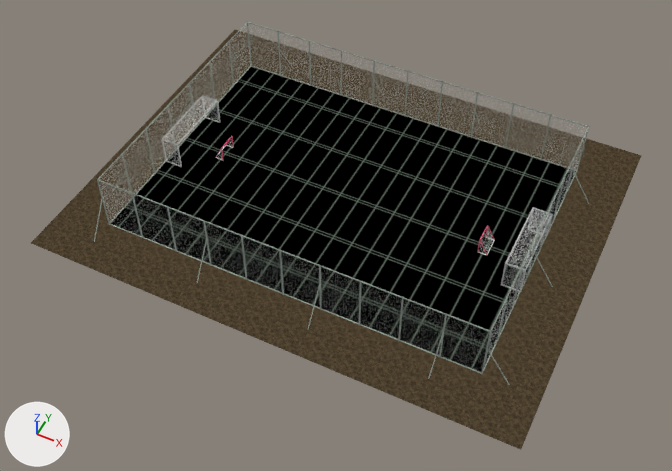
Before and after pictures for a commit that changed the glTF model assets/intro/boni_platz.glb.
The view is the same before and after, from a camera (50 mm lens) standing at (18.3, -38.5, 43.8) and looking at (0.5, -3.0, -0.5). Arrows for +X, +Y and +Z are at lower left; the lights stay in place. The picture after the commit comes second.

The first picture shows 'apron', 'court', 'fence', 'fence posts', 'football goal frames', 'football goal mesh' and 3 more.
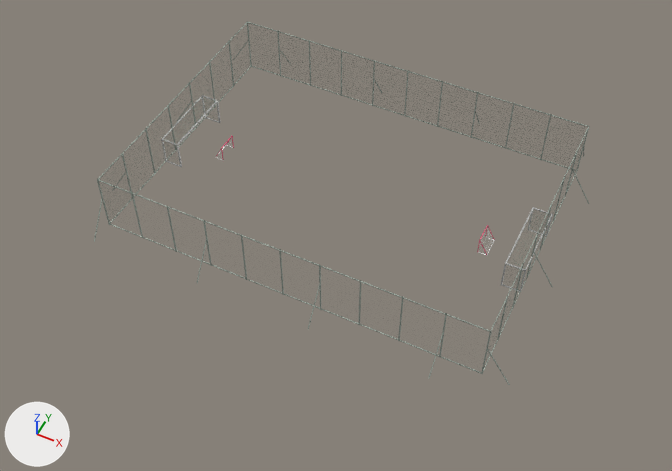
What differs and where, as boxes (x1, y1, x2, y2) in the pictures (672 x 471 px):
'court', deleted: before (110, 67, 576, 372)
'apron', deleted (brown): before (31, 30, 641, 450)
'fence', surface changed: (103, 29, 584, 352) in both
'football goal mesh', surface changed: (166, 99, 549, 287) in both

Edits to the bpy script that builds the scene:
```text
Change mat_fence_mesh:
    mat_fence_mesh.texture: img_image_1 -> img_image_0  # with its transparency
Change mat_goal_mesh:
    where n3 = _N.new('ShaderNodeTexImage'); n3.name = 'Image Texture'
    n3.image: img_image_1 -> img_image_0
Remove ob_court:
    ob_court = bpy.data.objects.new('court', me_court)
    ob_court.location = (0.0, 0.0, 0.0)
Remove ob_apron:
    ob_apron = bpy.data.objects.new('apron', me_apron)
    ob_apron.location = (0.0, 0.0, 0.0)
```
